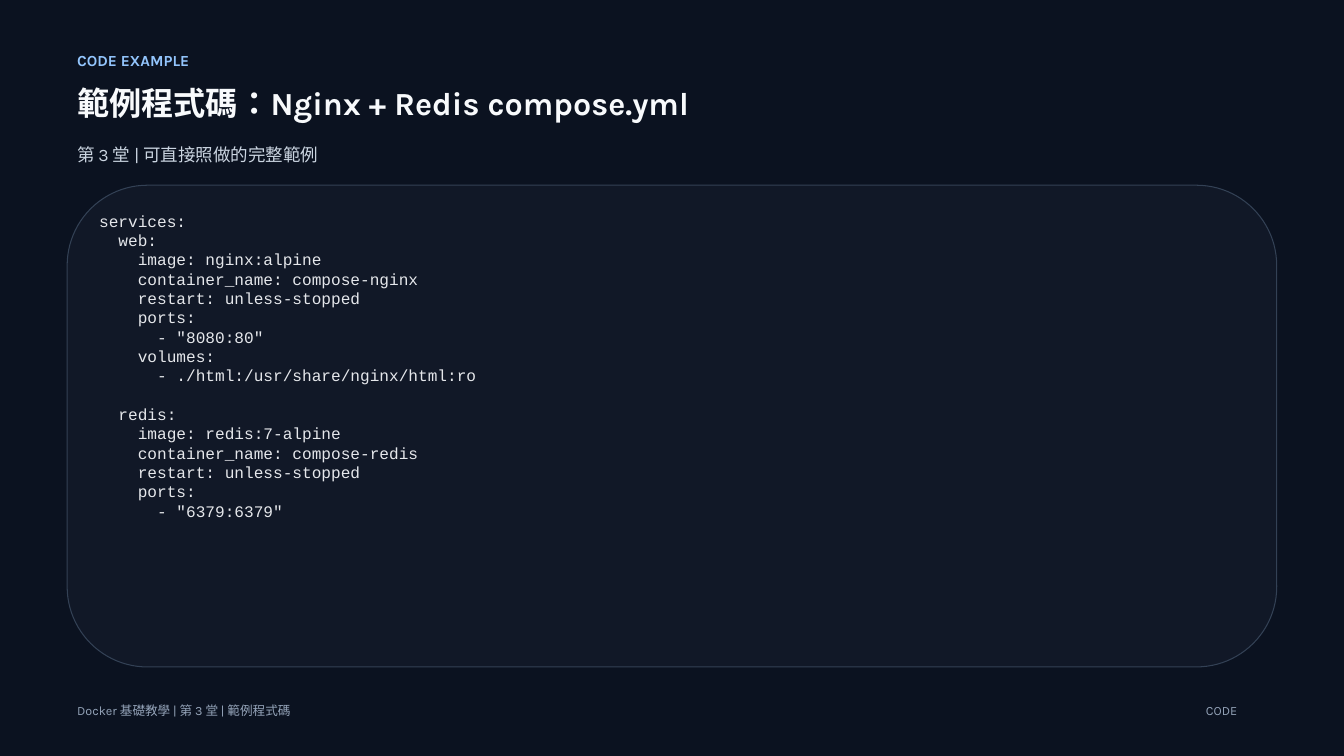
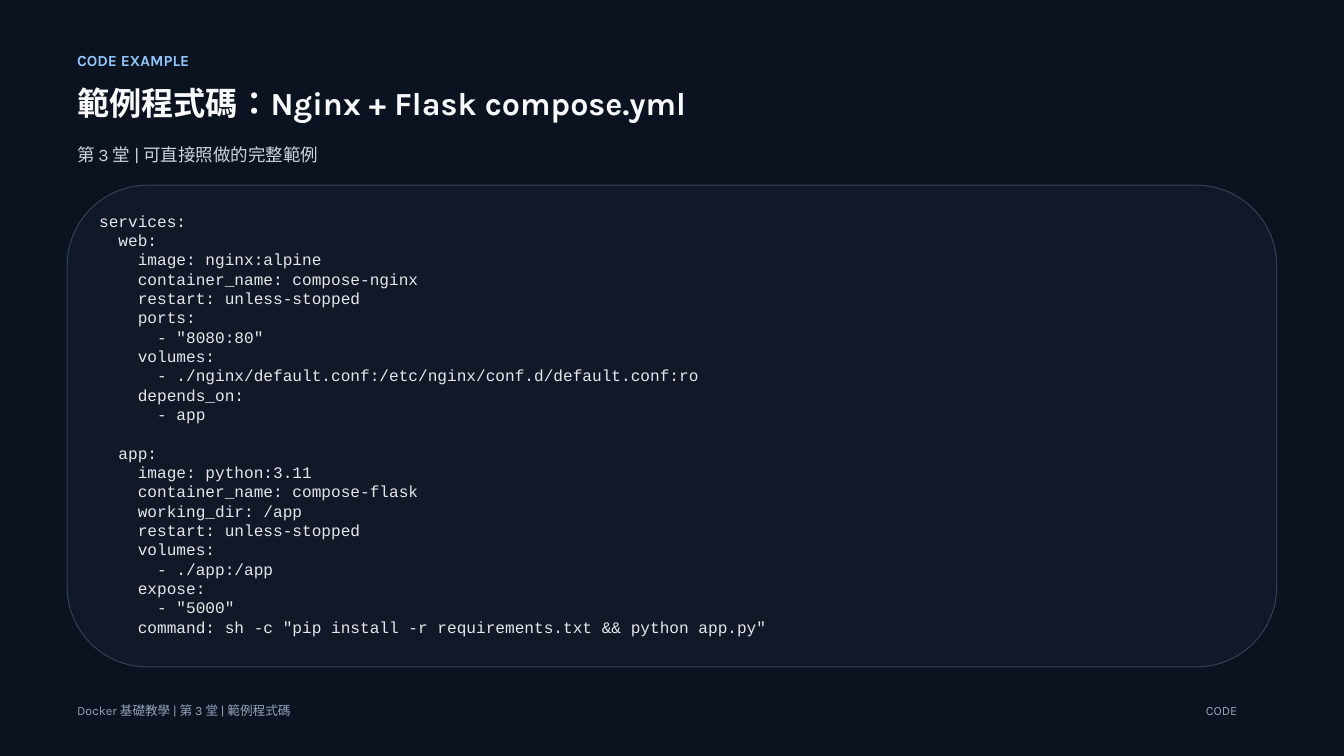
Before and after one commit to lalalalaluk/docker-practice, a slide deck: slide 28 of slides/docker-session3-mysql-compose.pptx. Drawn at 1344x756 pixels with LibreOffice and Linux fonts; fonts in the diff are those of the drawing. Boxes give left, top, right and bottom in pixels: in the first picture for what was removed or moved away, otherwise in the second. Text is boxed around its words. In the diff, an @@ line names an element or a change of style, - is before the commit and + after.

```diff
--- a/slides/docker-session3-mysql-compose.pptx
+++ b/slides/docker-session3-mysql-compose.pptx
@@ text at [77,87,686,123]: text changed @@
-範例程式碼：Nginx + Redis compose.yml
+範例程式碼：Nginx + Flask compose.yml
@@ text at [118,369,698,521]: text changed @@
-- ./html:/usr/share/nginx/html:ro
-redis:
-image: redis:7-alpine
-container_name: compose-redis
+- ./nginx/default.conf:/etc/nginx/conf.d/default.conf:ro
+depends_on:
+- app
+app:
+image: python:3.11
+container_name: compose-flask
+working_dir: /app
@@ text at [138,543,766,637]: text changed @@
-ports:
-- "6379:6379"
+volumes:
+- ./app:/app
+expose:
+- "5000"
+command: sh -c "pip install -r requirements.txt && python app.py"
```
Also in this commit, not shown: 11 other slides changed, 4 other files.
